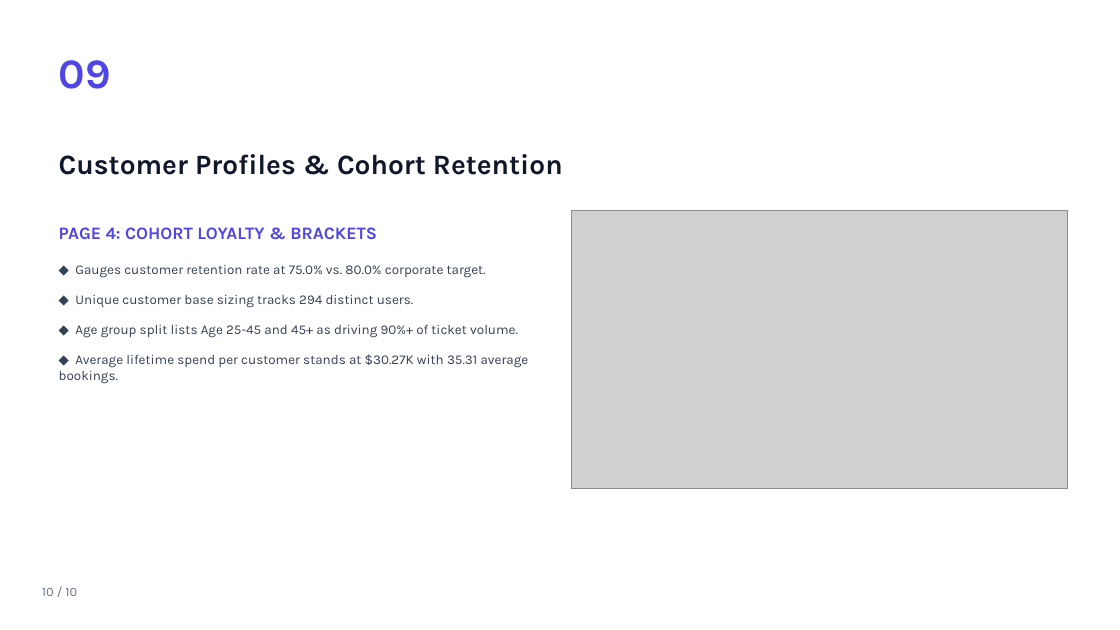
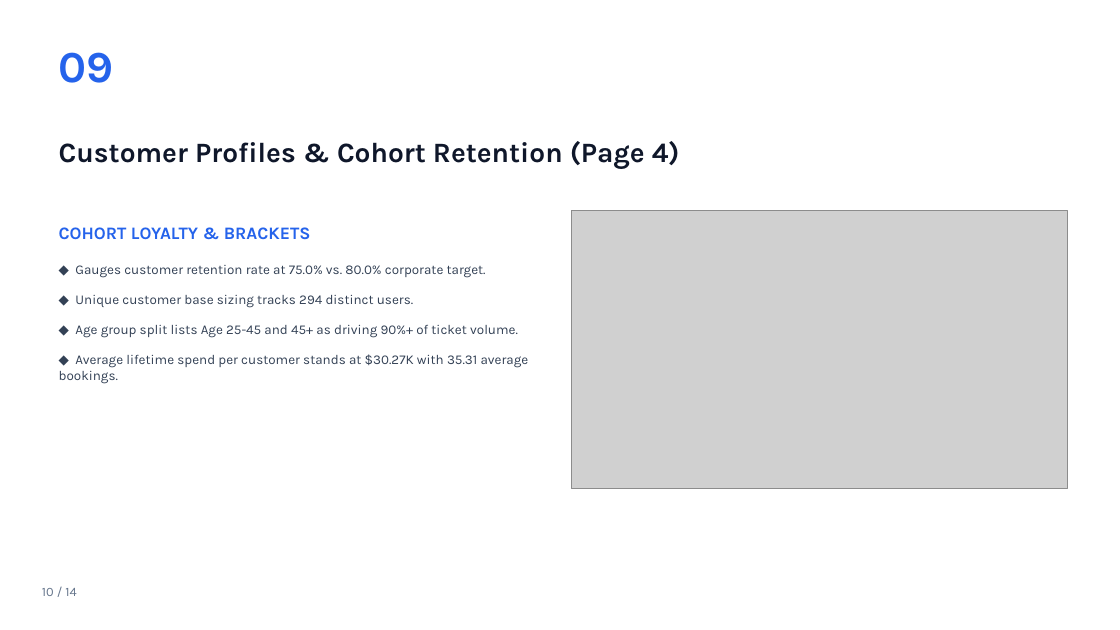
Before and after one commit to SHETYGURU/Revature-Bus-Booking-Analytical-System-, a slide deck: slide 10 of Bus Booking Analytics System (PowerBI)/documents/Bus_Booking_Analytics_PowerBI_light.pptx. Drawn at 1120x630 pixels with LibreOffice and Linux fonts; fonts in the diff are those of the drawing; grey boxes stand for pictures. Boxes give left, top, right and bottom in pixels: in the first picture for what was removed or moved away, otherwise in the second. Text is boxed around its words. In the diff, an @@ line names an element or a change of style, - is before the commit and + after.

```diff
--- a/Bus Booking Analytics System (PowerBI)/documents/Bus_Booking_Analytics_PowerBI_light.pptx
+++ b/Bus Booking Analytics System (PowerBI)/documents/Bus_Booking_Analytics_PowerBI_light.pptx
@@ text "09": place and size @@
-text "09" at box(59, 60, 111, 89)
+text "09" at box(59, 52, 114, 83)
@@ text "09" at box(59, 52, 114, 83): size 36 to 38 pt, text colour #4F46E5 to #2563EB @@
@@ text at box(59, 141, 680, 168): text changed @@
-Customer Profiles & Cohort Retention
+Customer Profiles & Cohort Retention (Page 4)
@@ text at box(59, 227, 311, 240): text changed; text colour #4F46E5 to #2563EB @@
-PAGE 4: COHORT LOYALTY & BRACKETS
+COHORT LOYALTY & BRACKETS
@@ text at box(42, 588, 76, 596): text changed @@
-10 / 10
+10 / 14
```
Also in this commit, not shown: 10 other slides changed, 4 slides added, 2 slides removed.
